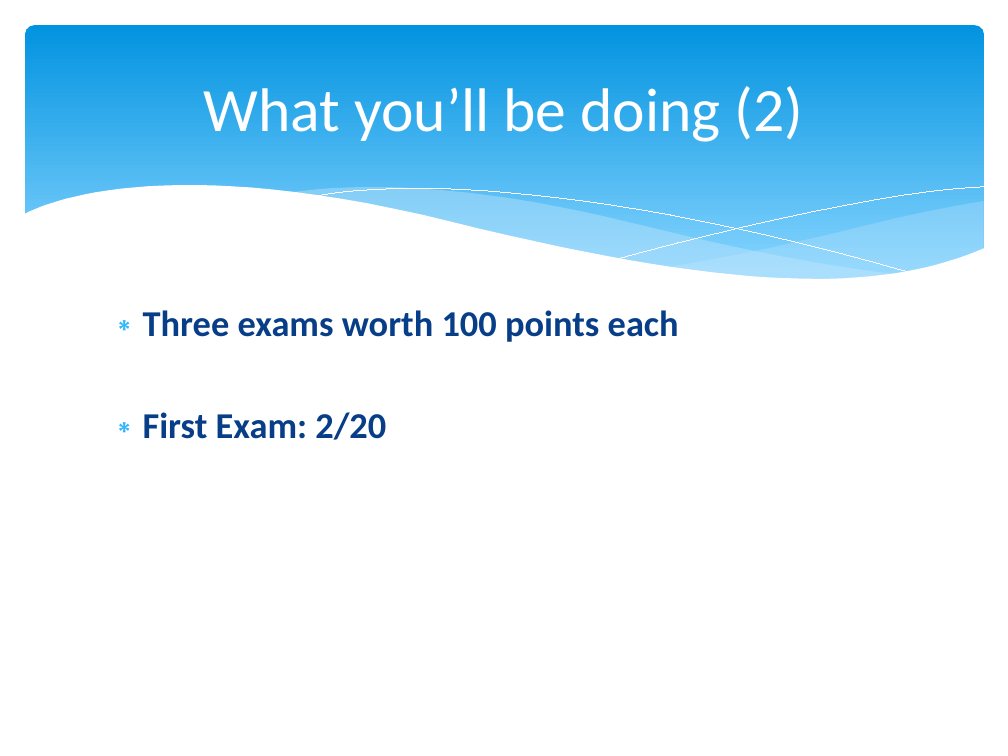
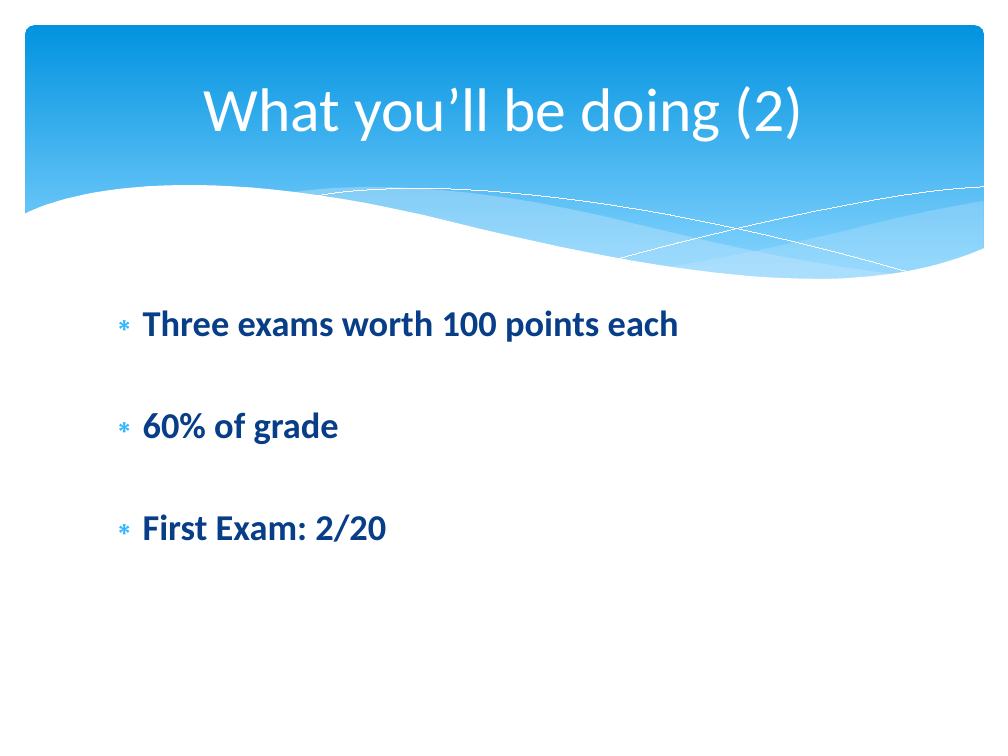
Before and after one commit to npm27/Teaching-Materials, a slide deck: slide 7 of Gen Psych II/Slides/0 Gen Psych II First Day Info.pptx. Drawn at 1008x756 pixels with LibreOffice and Linux fonts; fonts in the diff are those of the drawing. Boxes give left, top, right and bottom in pixels: in the first picture for what was removed or moved away, otherwise in the second. Text is boxed around its words. In the diff, an @@ line names an element or a change of style, - is before the commit and + after.

```diff
--- a/Gen Psych II/Slides/0 Gen Psych II First Day Info.pptx
+++ b/Gen Psych II/Slides/0 Gen Psych II First Day Info.pptx
@@ text at (143, 412, 339, 444): paragraph added @@
+∗ 60% of grade
```
Also in this commit, not shown: 4 other slides changed, 8 other files.
